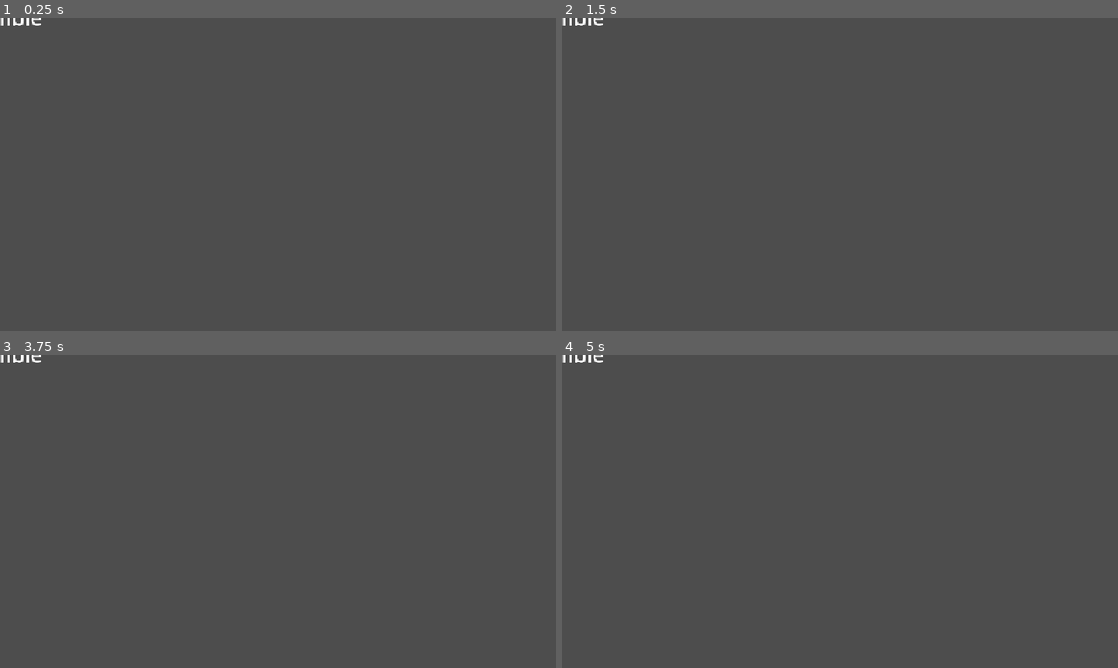
Above: before the commit, frames 1-4 (two rows, left to right).
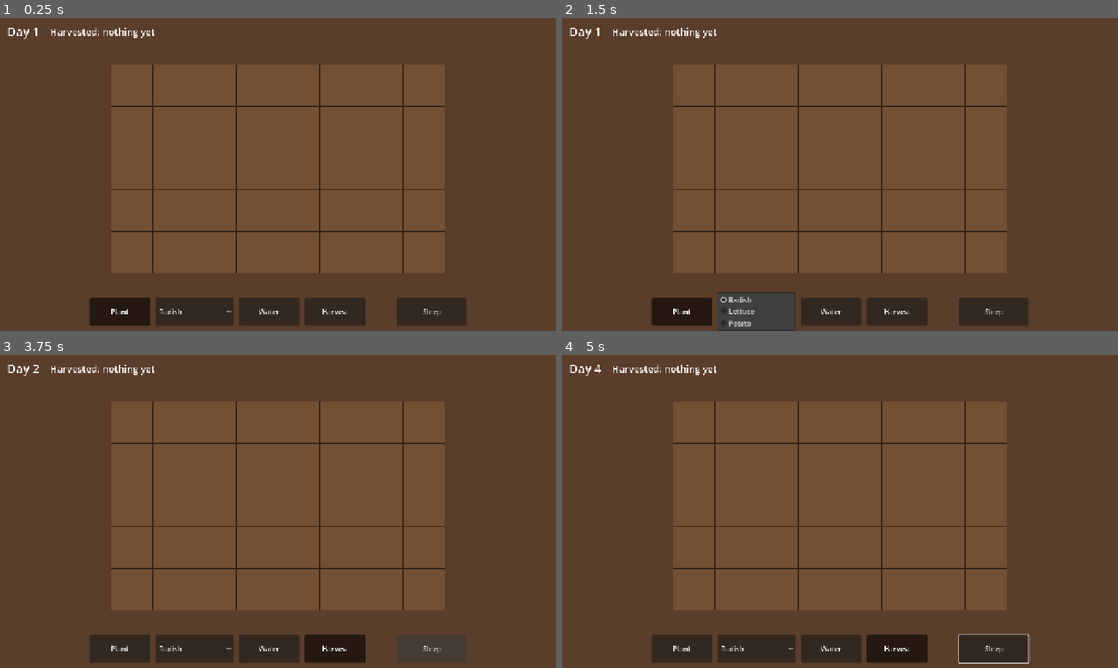
Above: after the commit, the same moments.

Repository: CappyTech/bramble
Game: Godot game, scene res://scenes/main.tscn
The game is run twice, just before and just after one commit, with the same random seed, the same clock (stepped at 60 frames per second) and the same inputs.
Inputs (mouse positions are in pixels of both pictures, inside the frame that each line leads up to):
- Up to frame 1 (0.25 s): no input
- Up to frame 2 (1.5 s): click (684, 312) at 0.5 s, where only the run after the commit has a clickable "Plant"; click (756, 312) at 1.25 s, where only the run after the commit has a clickable "Radish"
- Up to frame 3 (3.75 s): click (266, 649) at 2 s, where only the run after the commit has a clickable "Water"; click (333, 649) at 2.75 s, where only the run after the commit has a clickable "Harvest"; click (433, 649) at 3.5 s, where only the run after the commit has a clickable "Sleep"
- Up to frame 4 (5 s): tap Enter (ui_accept) at 4.25, 4.52 s; move the mouse to (962, 495) at 4.27 s; hold Right (ui_right) from 4.28 s (still down); tap Q at 4.35 s; click (962, 495) at 4.42 s

The runs differ from the first frame. In frame 1, 100% of the frame differs, in the area x 0-100%, y 0-100%; in frame 2, 99%; in frame 3, 100%; in frame 4, 100%.

Commit message:
Add allotment grid and crop data model with placeholder view
Model (scripts/data): CropDef resource with growth stages, yield and
reserved rotation/frost fields; PlotTile with plant, water, harvest and
end_day; Allotment grid with a day counter advanced only by sleep().
CropLibrary provides three placeholder crops.

View: AllotmentView draws tiles as coloured shapes and maps taps to the
selected tool; main scene adds a HUD and toolbar (Plant with crop
picker, Water, Harvest, Sleep).

tests/test_allotment.gd covers planting, watering, growth, maturity,
harvest and day advance; CI runs it after ci_check.

How time passes within a day is left undecided per the brief.

Co-Authored-By: Claude Fable 5.1 <noreply@anthropic.com>

Diff:
--- a/scenes/main.tscn
+++ b/scenes/main.tscn
@@ -1,11 +1,21 @@
-[gd_scene load_steps=2 format=3]
+[gd_scene load_steps=4 format=3]
 
 [ext_resource type="Script" path="res://scripts/main.gd" id="1_main"]
+[ext_resource type="Script" path="res://scripts/allotment_view.gd" id="2_view"]
 
-[node name="Main" type="Node2D"]
+[sub_resource type="ButtonGroup" id="ButtonGroup_tools"]
+
+[node name="Main" type="Control"]
+layout_mode = 3
+anchors_preset = 15
+anchor_right = 1.0
+anchor_bottom = 1.0
+grow_horizontal = 2
+grow_vertical = 2
 script = ExtResource("1_main")
 
 [node name="Background" type="ColorRect" parent="."]
+layout_mode = 1
 anchors_preset = 15
 anchor_right = 1.0
 anchor_bottom = 1.0
@@ -13,19 +23,87 @@
 grow_vertical = 2
 color = Color(0.353, 0.239, 0.169, 1)
 
-[node name="Title" type="Label" parent="."]
-anchors_preset = 8
-anchor_left = 0.5
-anchor_top = 0.5
-anchor_right = 0.5
-anchor_bottom = 0.5
-offset_left = -200.0
-offset_top = -40.0
-offset_right = 200.0
-offset_bottom = 40.0
+[node name="Layout" type="VBoxContainer" parent="."]
+layout_mode = 1
+anchors_preset = 15
+anchor_right = 1.0
+anchor_bottom = 1.0
+offset_left = 16.0
+offset_top = 12.0
+offset_right = -16.0
+offset_bottom = -12.0
 grow_horizontal = 2
 grow_vertical = 2
-theme_override_font_sizes/font_size = 48
-text = "Bramble"
-horizontal_alignment = 1
+theme_override_constants/separation = 12
+
+[node name="HUD" type="HBoxContainer" parent="Layout"]
+layout_mode = 2
+theme_override_constants/separation = 24
+
+[node name="DayLabel" type="Label" parent="Layout/HUD"]
+unique_name_in_owner = true
+layout_mode = 2
+theme_override_font_sizes/font_size = 28
+text = "Day 1"
+
+[node name="HarvestLabel" type="Label" parent="Layout/HUD"]
+unique_name_in_owner = true
+layout_mode = 2
+size_flags_horizontal = 3
+theme_override_font_sizes/font_size = 22
+text = "Harvested: nothing yet"
 vertical_alignment = 1
+
+[node name="Centre" type="CenterContainer" parent="Layout"]
+layout_mode = 2
+size_flags_vertical = 3
+
+[node name="AllotmentView" type="Control" parent="Layout/Centre"]
+unique_name_in_owner = true
+layout_mode = 2
+script = ExtResource("2_view")
+
+[node name="Toolbar" type="HBoxContainer" parent="Layout"]
+layout_mode = 2
+theme_override_constants/separation = 12
+alignment = 1
+
+[node name="PlantButton" type="Button" parent="Layout/Toolbar"]
+unique_name_in_owner = true
+custom_minimum_size = Vector2(140, 64)
+layout_mode = 2
+toggle_mode = true
+button_pressed = true
+button_group = SubResource("ButtonGroup_tools")
+text = "Plant"
+
+[node name="CropSelect" type="OptionButton" parent="Layout/Toolbar"]
+unique_name_in_owner = true
+custom_minimum_size = Vector2(180, 64)
+layout_mode = 2
+
+[node name="WaterButton" type="Button" parent="Layout/Toolbar"]
+unique_name_in_owner = true
+custom_minimum_size = Vector2(140, 64)
+layout_mode = 2
+toggle_mode = true
+button_group = SubResource("ButtonGroup_tools")
+text = "Water"
+
+[node name="HarvestButton" type="Button" parent="Layout/Toolbar"]
+unique_name_in_owner = true
+custom_minimum_size = Vector2(140, 64)
+layout_mode = 2
+toggle_mode = true
+button_group = SubResource("ButtonGroup_tools")
+text = "Harvest"
+
+[node name="Spacer" type="Control" parent="Layout/Toolbar"]
+custom_minimum_size = Vector2(48, 0)
+layout_mode = 2
+
+[node name="SleepButton" type="Button" parent="Layout/Toolbar"]
+unique_name_in_owner = true
+custom_minimum_size = Vector2(160, 64)
+layout_mode = 2
+text = "Sleep"
--- /dev/null
+++ b/scripts/allotment_view.gd
@@ -0,0 +1,64 @@
+class_name AllotmentView
+extends Control
+## Draws the allotment grid with placeholder shapes and turns taps into actions.
+## Replace _draw() with sprites once Minifantasy tiles are imported.
+
+enum Tool { PLANT, WATER, HARVEST }
+
+const TILE_SIZE := 96
+const SOIL_DRY := Color(0.45, 0.31, 0.2)
+const SOIL_WET := Color(0.3, 0.2, 0.14)
+const GRID_LINE := Color(0.2, 0.13, 0.08)
+const RIPE_RING := Color(1.0, 0.9, 0.3)
+
+var allotment: Allotment:
+	set(value):
+		if allotment != null:
+			allotment.changed.disconnect(queue_redraw)
+		allotment = value
+		if allotment != null:
+			allotment.changed.connect(queue_redraw)
+			custom_minimum_size = Vector2(allotment.width, allotment.height) * TILE_SIZE
+		queue_redraw()
+var tool: Tool = Tool.PLANT
+var selected_crop: CropDef
+
+
+func _gui_input(event: InputEvent) -> void:
+	# Mouse clicks arrive as touches too (emulate_touch_from_mouse), so only touch is handled.
+	if event is InputEventScreenTouch and event.pressed:
+		var cell := Vector2i((event.position / TILE_SIZE).floor())
+		if allotment != null and allotment.in_bounds(cell.x, cell.y):
+			_apply_tool(cell.x, cell.y)
+			accept_event()
+
+
+func _apply_tool(x: int, y: int) -> void:
+	match tool:
+		Tool.PLANT:
+			allotment.plant(x, y, selected_crop)
+		Tool.WATER:
+			allotment.water(x, y)
+		Tool.HARVEST:
+			allotment.harvest(x, y)
+
+
+func _draw() -> void:
+	if allotment == null:
+		return
+	for y in allotment.height:
+		for x in allotment.width:
+			_draw_tile(x, y, allotment.tile_at(x, y))
+
+
+func _draw_tile(x: int, y: int, tile: PlotTile) -> void:
+	var rect := Rect2(Vector2(x, y) * TILE_SIZE, Vector2.ONE * TILE_SIZE)
+	draw_rect(rect, SOIL_WET if tile.watered else SOIL_DRY)
+	draw_rect(rect, GRID_LINE, false, 2.0)
+	if tile.state == PlotTile.State.EMPTY:
+		return
+	var centre := rect.get_center()
+	var radius := lerpf(8.0, TILE_SIZE * 0.38, tile.growth_fraction())
+	draw_circle(centre, radius, tile.crop.colour)
+	if tile.state == PlotTile.State.MATURE:
+		draw_arc(centre, radius + 6.0, 0.0, TAU, 32, RIPE_RING, 3.0)
--- /dev/null
+++ b/scripts/data/allotment.gd
@@ -0,0 +1,68 @@
+class_name Allotment
+extends RefCounted
+## The player's plot: a grid of PlotTiles plus the day counter and harvest tally.
+## Days advance only through sleep(); how time passes within a day is undecided
+## and deliberately not modelled here.
+
+signal changed
+
+var width: int
+var height: int
+var day: int = 1
+## Crop id -> total units harvested so far.
+var harvested: Dictionary = {}
+var _tiles: Array[PlotTile] = []
+
+
+func _init(grid_width: int, grid_height: int) -> void:
+	width = grid_width
+	height = grid_height
+	for i in width * height:
+		_tiles.append(PlotTile.new())
+
+
+func in_bounds(x: int, y: int) -> bool:
+	return x >= 0 and y >= 0 and x < width and y < height
+
+
+func tile_at(x: int, y: int) -> PlotTile:
+	return _tiles[y * width + x]
+
+
+func plant(x: int, y: int, def: CropDef) -> bool:
+	var ok := tile_at(x, y).plant(def)
+	if ok:
+		changed.emit()
+	return ok
+
+
+func water(x: int, y: int) -> bool:
+	var ok := tile_at(x, y).water()
+	if ok:
+		changed.emit()
+	return ok
+
+
+func harvest(x: int, y: int) -> int:
+	var tile := tile_at(x, y)
+	var id := tile.crop.id if tile.crop != null else &""
+	var amount := tile.harvest()
+	if amount > 0:
+		harvested[id] = int(harvested.get(id, 0)) + amount
+		changed.emit()
+	return amount
+
+
+## End the day: every tile advances, then the calendar moves on.
+func sleep() -> void:
+	for tile in _tiles:
+		tile.end_day()
+	day += 1
+	changed.emit()
+
+
+func total_harvested() -> int:
+	var total := 0
+	for amount in harvested.values():
+		total += int(amount)
+	return total
--- /dev/null
+++ b/scripts/data/crop_def.gd
@@ -0,0 +1,31 @@
+class_name CropDef
+extends Resource
+## Static definition of a crop. Data only; growth behaviour lives in PlotTile.
+## Soil, rotation, pests and frost are not simulated yet; the reserved fields
+## below exist so those systems can be added without reshaping saved data.
+
+@export var id: StringName
+@export var display_name: String
+## Days a watered plant spends in each growth stage. The plant is mature once
+## it has passed through every stage.
+@export var stage_days: PackedInt32Array = PackedInt32Array([2, 3, 3])
+## Units produced by one harvest.
+@export var yield_amount: int = 1
+## Placeholder colour until Minifantasy sprites are imported.
+@export var colour: Color = Color.GREEN
+
+## Reserved: crop family used for rotation rules. Unused by current logic.
+@export var rotation_group: StringName = &""
+## Reserved: whether the plant survives a frost. Unused by current logic.
+@export var frost_hardy: bool = false
+
+
+func stage_count() -> int:
+	return stage_days.size()
+
+
+func total_days() -> int:
+	var total := 0
+	for days in stage_days:
+		total += days
+	return total
--- /dev/null
+++ b/scripts/data/crop_library.gd
@@ -0,0 +1,30 @@
+class_name CropLibrary
+extends RefCounted
+## Built-in placeholder crops. Will move to .tres resources once art is imported.
+
+
+static func all() -> Array[CropDef]:
+	return [
+		_make(&"radish", "Radish", [1, 1, 1], 3, Color(0.85, 0.2, 0.3), &"brassica"),
+		_make(&"lettuce", "Lettuce", [2, 2, 2], 1, Color(0.45, 0.8, 0.3), &"leaf"),
+		_make(&"potato", "Potato", [3, 3, 4], 4, Color(0.8, 0.7, 0.4), &"root"),
+	]
+
+
+static func find(id: StringName) -> CropDef:
+	for def in all():
+		if def.id == id:
+			return def
+	return null
+
+
+static func _make(id: StringName, display_name: String, stage_days: Array,
+		yield_amount: int, colour: Color, rotation_group: StringName) -> CropDef:
+	var def := CropDef.new()
+	def.id = id
+	def.display_name = display_name
+	def.stage_days = PackedInt32Array(stage_days)
+	def.yield_amount = yield_amount
+	def.colour = colour
+	def.rotation_group = rotation_group
+	return def
--- /dev/null
+++ b/scripts/data/plot_tile.gd
@@ -0,0 +1,69 @@
+class_name PlotTile
+extends RefCounted
+## One square of the allotment. Holds what is planted and how far along it is.
+## Growth only happens on a day the tile was watered.
+
+enum State { EMPTY, GROWING, MATURE }
+
+var state: State = State.EMPTY
+var crop: CropDef = null
+## Index of the current growth stage, 0-based.
+var stage: int = 0
+var days_in_stage: int = 0
+var watered: bool = false
+## Reserved for soil quality, pests and rotation history. Unused for now.
+var soil: Dictionary = {}
+
+
+func plant(def: CropDef) -> bool:
+	if state != State.EMPTY or def == null:
+		return false
+	crop = def
+	state = State.GROWING
+	stage = 0
+	days_in_stage = 0
+	return true
+
+
+func water() -> bool:
+	if watered:
+		return false
+	watered = true
+	return true
+
+
+## Returns the number of units harvested, or 0 if nothing was ready.
+func harvest() -> int:
+	if state != State.MATURE:
+		return 0
+	var amount := crop.yield_amount
+	crop = null
+	state = State.EMPTY
+	stage = 0
+	days_in_stage = 0
+	return amount
+
+
+## Called once when the player sleeps. Advances growth if watered, then dries out.
+func end_day() -> void:
+	if state == State.GROWING and watered:
+		days_in_stage += 1
+		if days_in_stage >= crop.stage_days[stage]:
+			stage += 1
+			days_in_stage = 0
+			if stage >= crop.stage_count():
+				stage = crop.stage_count()
+				state = State.MATURE
+	watered = false
+
+
+## 0.0 just planted, 1.0 mature. For drawing placeholder growth.
+func growth_fraction() -> float:
+	if state == State.EMPTY:
+		return 0.0
+	if state == State.MATURE:
+		return 1.0
+	var elapsed := days_in_stage
+	for i in stage:
+		elapsed += crop.stage_days[i]
+	return float(elapsed) / float(crop.total_days())
--- a/scripts/main.gd
+++ b/scripts/main.gd
@@ -1,6 +1,43 @@
-extends Node2D
-## Entry scene. Placeholder until the allotment scene exists.
+extends Control
+## Entry scene: wires the HUD and toolbar to one Allotment.
+
+const GRID_WIDTH := 8
+const GRID_HEIGHT := 5
+
+var allotment := Allotment.new(GRID_WIDTH, GRID_HEIGHT)
+var crops: Array[CropDef] = CropLibrary.all()
+
+@onready var view: AllotmentView = %AllotmentView
+@onready var day_label: Label = %DayLabel
+@onready var harvest_label: Label = %HarvestLabel
+@onready var plant_button: Button = %PlantButton
+@onready var water_button: Button = %WaterButton
+@onready var harvest_button: Button = %HarvestButton
+@onready var crop_select: OptionButton = %CropSelect
+@onready var sleep_button: Button = %SleepButton
 
 
 func _ready() -> void:
 	print("Bramble %s" % ProjectSettings.get_setting("application/config/version", "dev"))
+	view.allotment = allotment
+	for def in crops:
+		crop_select.add_item(def.display_name)
+	crop_select.select(0)
+	view.selected_crop = crops[0]
+	crop_select.item_selected.connect(func(index: int) -> void: view.selected_crop = crops[index])
+	plant_button.pressed.connect(func() -> void: view.tool = AllotmentView.Tool.PLANT)
+	water_button.pressed.connect(func() -> void: view.tool = AllotmentView.Tool.WATER)
+	harvest_button.pressed.connect(func() -> void: view.tool = AllotmentView.Tool.HARVEST)
+	sleep_button.pressed.connect(allotment.sleep)
+	allotment.changed.connect(_refresh_hud)
+	_refresh_hud()
+
+
+func _refresh_hud() -> void:
+	day_label.text = "Day %d" % allotment.day
+	var parts := PackedStringArray()
+	for def in crops:
+		var amount := int(allotment.harvested.get(def.id, 0))
+		if amount > 0:
+			parts.append("%s %d" % [def.display_name, amount])
+	harvest_label.text = "Harvested: " + (", ".join(parts) if parts.size() > 0 else "nothing yet")
--- /dev/null
+++ b/tests/test_allotment.gd
@@ -0,0 +1,74 @@
+extends SceneTree
+## Headless unit test for the allotment model:
+##   godot --headless --path . --script tests/test_allotment.gd
+
+var _failures := 0
+
+
+func _initialize() -> void:
+	_test_plant_and_occupied()
+	_test_growth_requires_water()
+	_test_matures_and_harvests()
+	_test_sleep_advances_day_and_dries()
+	if _failures > 0:
+		printerr("test_allotment: %d failure(s)" % _failures)
+		quit(1)
+	else:
+		print("test_allotment: ok")
+		quit(0)
+
+
+func _check(condition: bool, message: String) -> void:
+	if not condition:
+		_failures += 1
+		push_error("FAIL: " + message)
+
+
+func _test_plant_and_occupied() -> void:
+	var plot := Allotment.new(2, 2)
+	var radish := CropLibrary.find(&"radish")
+	_check(radish != null, "radish exists in library")
+	_check(plot.plant(0, 0, radish), "planting on empty tile succeeds")
+	_check(not plot.plant(0, 0, radish), "planting on occupied tile fails")
+	_check(not plot.plant(1, 1, null), "planting null crop fails")
+	_check(plot.tile_at(0, 0).state == PlotTile.State.GROWING, "planted tile is growing")
+
+
+func _test_growth_requires_water() -> void:
+	var plot := Allotment.new(1, 1)
+	plot.plant(0, 0, CropLibrary.find(&"radish"))
+	plot.sleep()
+	_check(plot.tile_at(0, 0).stage == 0, "unwatered plant does not advance")
+	plot.water(0, 0)
+	_check(not plot.water(0, 0), "watering twice in one day is rejected")
+	plot.sleep()
+	_check(plot.tile_at(0, 0).stage == 1, "watered plant advances a stage")
+
+
+func _test_matures_and_harvests() -> void:
+	var plot := Allotment.new(1, 1)
+	var potato := CropLibrary.find(&"potato")
+	plot.plant(0, 0, potato)
+	_check(plot.harvest(0, 0) == 0, "harvesting an unripe plant yields nothing")
+	for i in potato.total_days() - 1:
+		plot.water(0, 0)
+		plot.sleep()
+	_check(plot.tile_at(0, 0).state == PlotTile.State.GROWING, "not mature one day early")
+	plot.water(0, 0)
+	plot.sleep()
+	var tile := plot.tile_at(0, 0)
+	_check(tile.state == PlotTile.State.MATURE, "mature after total_days watered days")
+	_check(is_equal_approx(tile.growth_fraction(), 1.0), "growth fraction is 1 when mature")
+	_check(plot.harvest(0, 0) == potato.yield_amount, "harvest returns the crop yield")
+	_check(tile.state == PlotTile.State.EMPTY, "harvested tile is empty")
+	_check(plot.harvested[&"potato"] == potato.yield_amount, "harvest tally recorded")
+	_check(plot.total_harvested() == potato.yield_amount, "total harvested matches")
+
+
+func _test_sleep_advances_day_and_dries() -> void:
+	var plot := Allotment.new(1, 1)
+	plot.water(0, 0)
+	_check(plot.day == 1, "starts on day 1")
+	plot.sleep()
+	_check(plot.day == 2, "sleep advances the day")
+	_check(not plot.tile_at(0, 0).watered, "tiles dry out overnight")
Not shown, added: scripts/allotment_view.gd.uid
Not shown, added: scripts/data/allotment.gd.uid
Not shown, added: scripts/data/crop_def.gd.uid
Not shown, added: scripts/data/crop_library.gd.uid
Not shown, added: scripts/data/plot_tile.gd.uid
Not shown, added: tests/test_allotment.gd.uid
Not shown, changed: .github/workflows/validate.yml
Not shown, changed: CLAUDE.md
